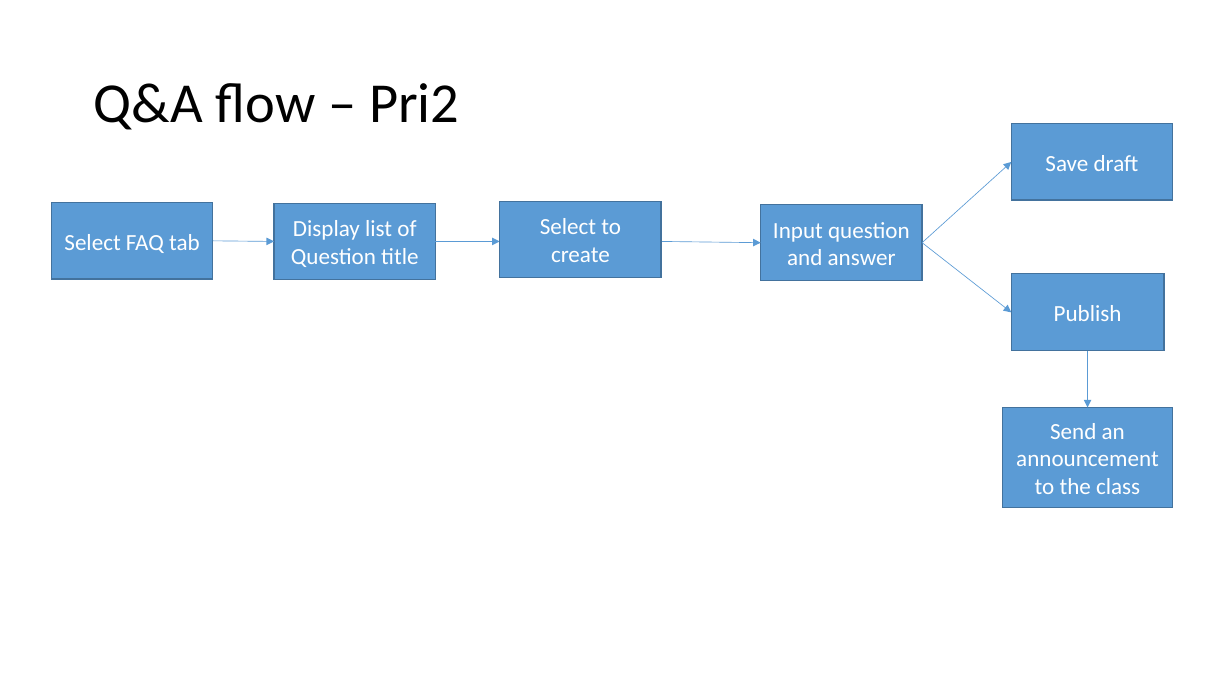
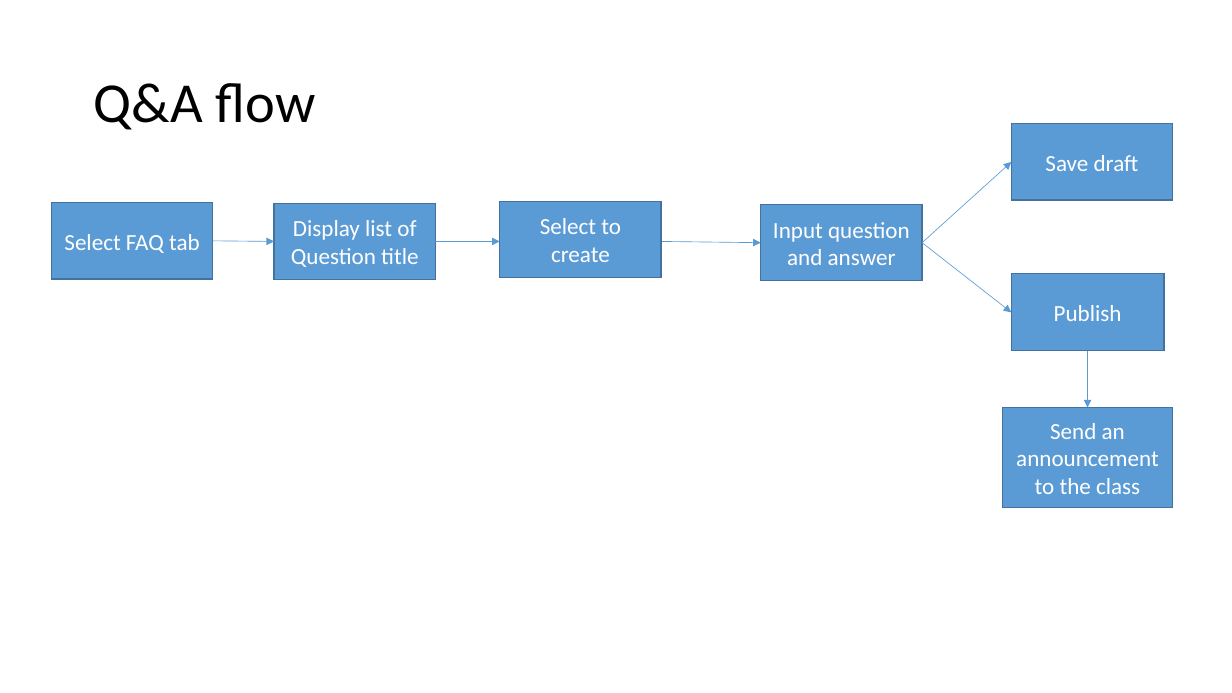
Before and after one commit to Wu-Fei/Parrot-Wireframe, a slide deck: slide 6 of Admin tool flow.pptx (slide 5 before the commit). Drawn at 1232x693 pixels with LibreOffice and Linux fonts; fonts in the diff are those of the drawing. Boxes give left, top, right and bottom in pixels: in the first picture for what was removed or moved away, otherwise in the second. Text is boxed around its words. In the diff, an @@ line names an element or a change of style, - is before the commit and + after.

```diff
--- a/Admin tool flow.pptx
+++ b/Admin tool flow.pptx
@@ title at <box>94,83,316,130</box>: text changed @@
-Q&A flow – Pri2
+Q&A flow
```
Also in this commit, not shown: 4 other slides changed, 1 slide added, 1 other file.
